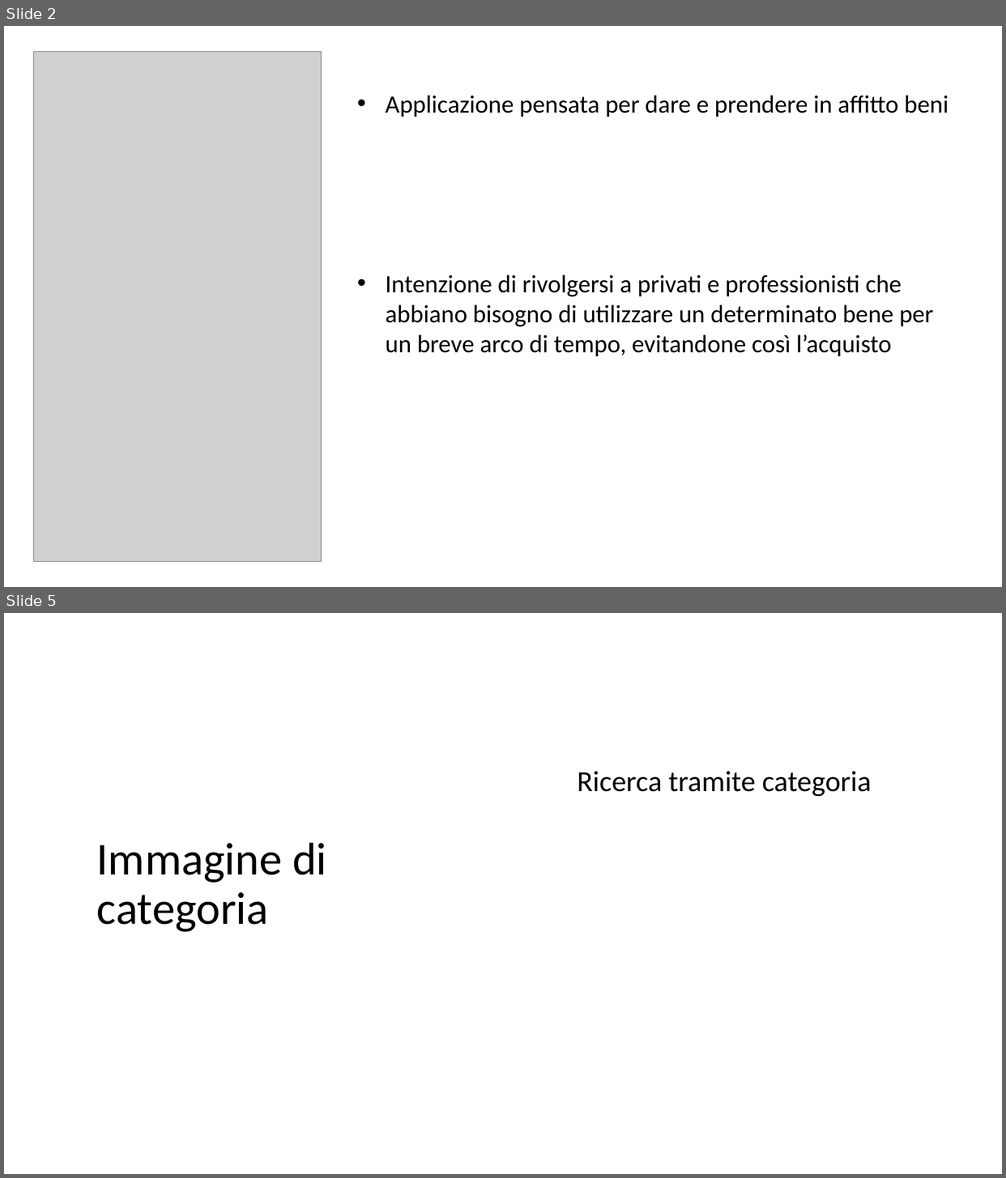
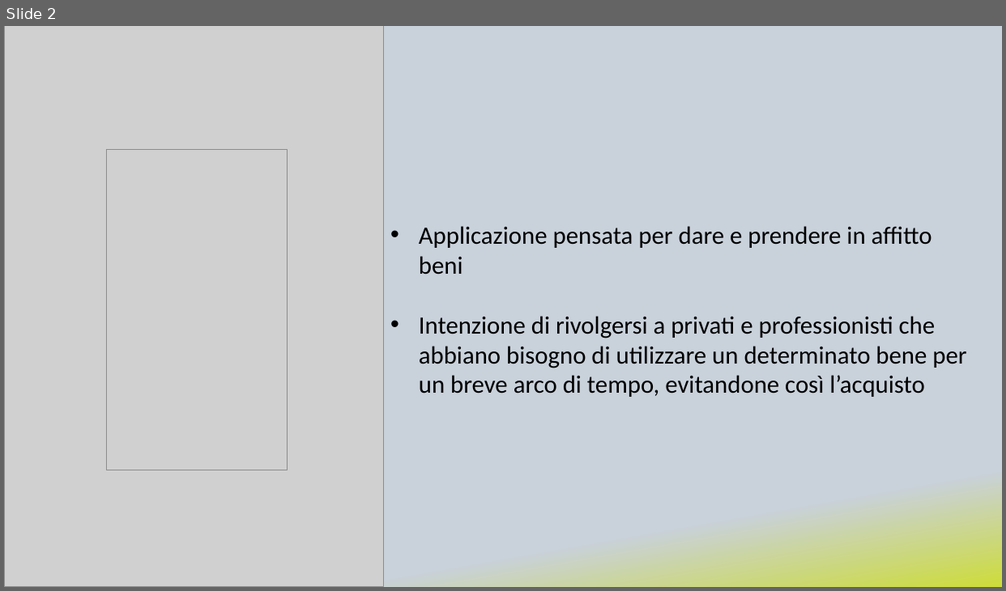
Before and after one commit to Dr-Dd/RentIT, a slide deck: mockup/presentazione.pptx. Shown one above the other, each under a label of ours: slides 2 and 5 before the commit, slide 2 after it; the slides between them are not shown. The pictures are 1006x1178 and 1006x591 pixels, drawn with LibreOffice and Linux fonts; fonts in the diff are those of the drawing; grey boxes stand for pictures. Boxes give left, top, right and bottom in pixels: in the first picture for what was removed or moved away, otherwise in the second. Text is boxed around its words. In the diff, an @@ line names an element or a change of style, - is before the commit and + after.

```diff
--- a/mockup/presentazione.pptx
+++ b/mockup/presentazione.pptx
@@ slide 5 removed at box(4, 613, 1002, 1174), background #FFFFFF @@
@@ text removed at box(577, 771, 872, 796) @@
-Ricerca tramite categoria
@@ title removed at box(97, 842, 327, 932) @@
-Immagine di categoria
@@ slide 2 changed as well @@
@@ background #FFFFFF to gradient #C9D1DB to #CDDC39 @@
@@ picture added at box(4, 26, 384, 587) @@
@@ picture: place and size @@
-picture at box(34, 51, 322, 562)
+picture at box(107, 149, 287, 470)
@@ text "Applicazione pensata per dare e ..." rewrapped from box(386, 95, 948, 356) to box(419, 226, 966, 397) @@
```
Also in this commit, not shown: 4 slides added, 3 other slides removed, 5 other files.
